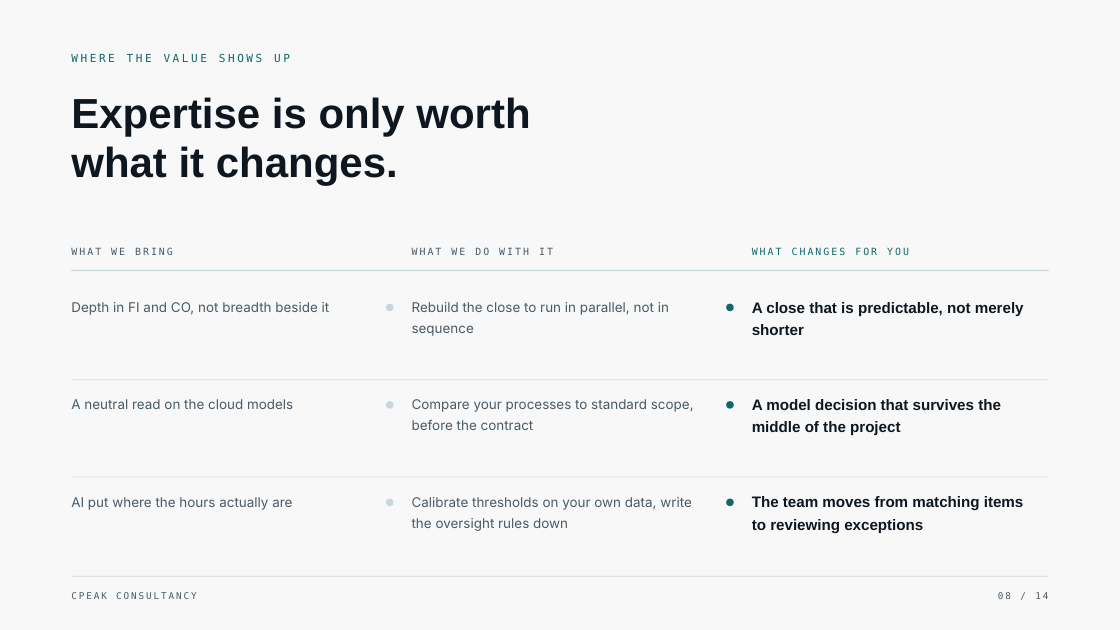
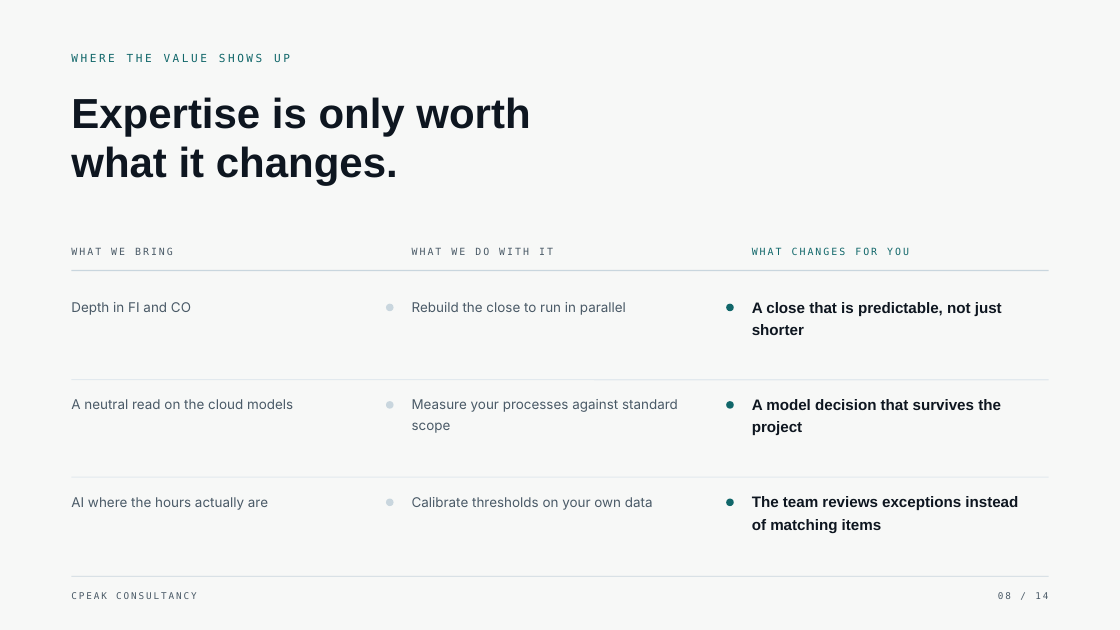
Before and after one commit to narinygt/Default, a slide deck: slide 8 of presentation/CPeak-Consultancy-Corporate-Presentation-EN.pptx. Drawn at 1120x630 pixels with LibreOffice and Linux fonts; fonts in the diff are those of the drawing. Boxes give left, top, right and bottom in pixels: in the first picture for what was removed or moved away, otherwise in the second. Text is boxed around its words. In the diff, an @@ line names an element or a change of style, - is before the commit and + after.

```diff
--- a/presentation/CPeak-Consultancy-Corporate-Presentation-EN.pptx
+++ b/presentation/CPeak-Consultancy-Corporate-Presentation-EN.pptx
@@ text at bbox=[71, 302, 191, 315]: text changed @@
-Depth in FI and CO, not breadth beside it
+Depth in FI and CO
@@ text at bbox=[412, 302, 626, 315]: text changed @@
-Rebuild the close to run in parallel, not in sequence
+Rebuild the close to run in parallel
@@ text at bbox=[752, 302, 1002, 335]: text changed @@
-A close that is predictable, not merely shorter
+A close that is predictable, not just shorter
@@ text at bbox=[412, 399, 678, 433]: text changed @@
-Compare your processes to standard scope, before the contract
+Measure your processes against standard scope
@@ text at bbox=[752, 399, 1001, 435]: text changed @@
-A model decision that survives the middle of the project
+A model decision that survives the project
@@ text at bbox=[71, 497, 268, 510]: text changed @@
-AI put where the hours actually are
+AI where the hours actually are
@@ text at bbox=[412, 497, 653, 510]: text changed @@
-Calibrate thresholds on your own data, write the oversight rules down
+Calibrate thresholds on your own data
@@ text at bbox=[752, 496, 1018, 533]: text changed @@
-The team moves from matching items to reviewing exceptions
+The team reviews exceptions instead of matching items
```
Also in this commit, not shown: 13 other slides changed, 4 other files.
